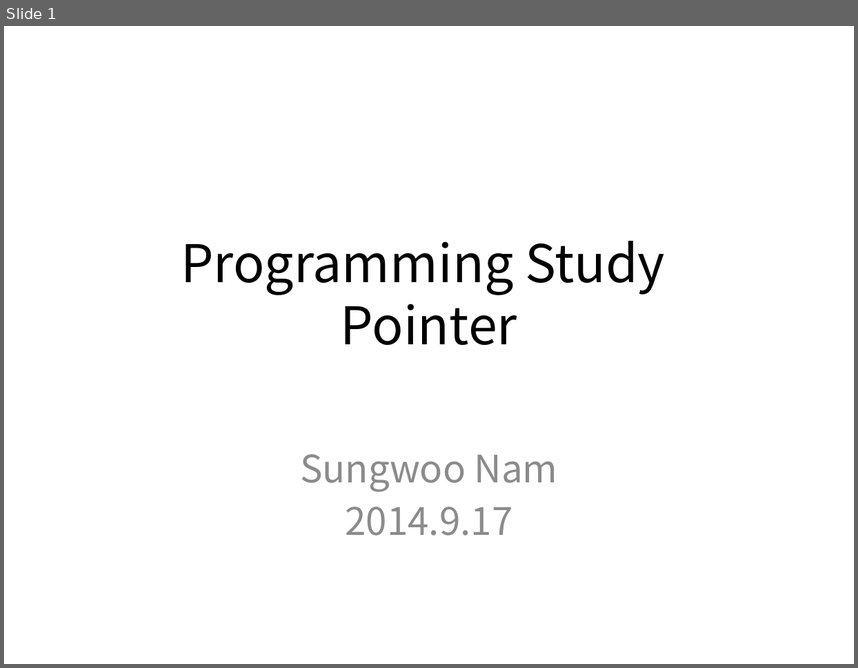
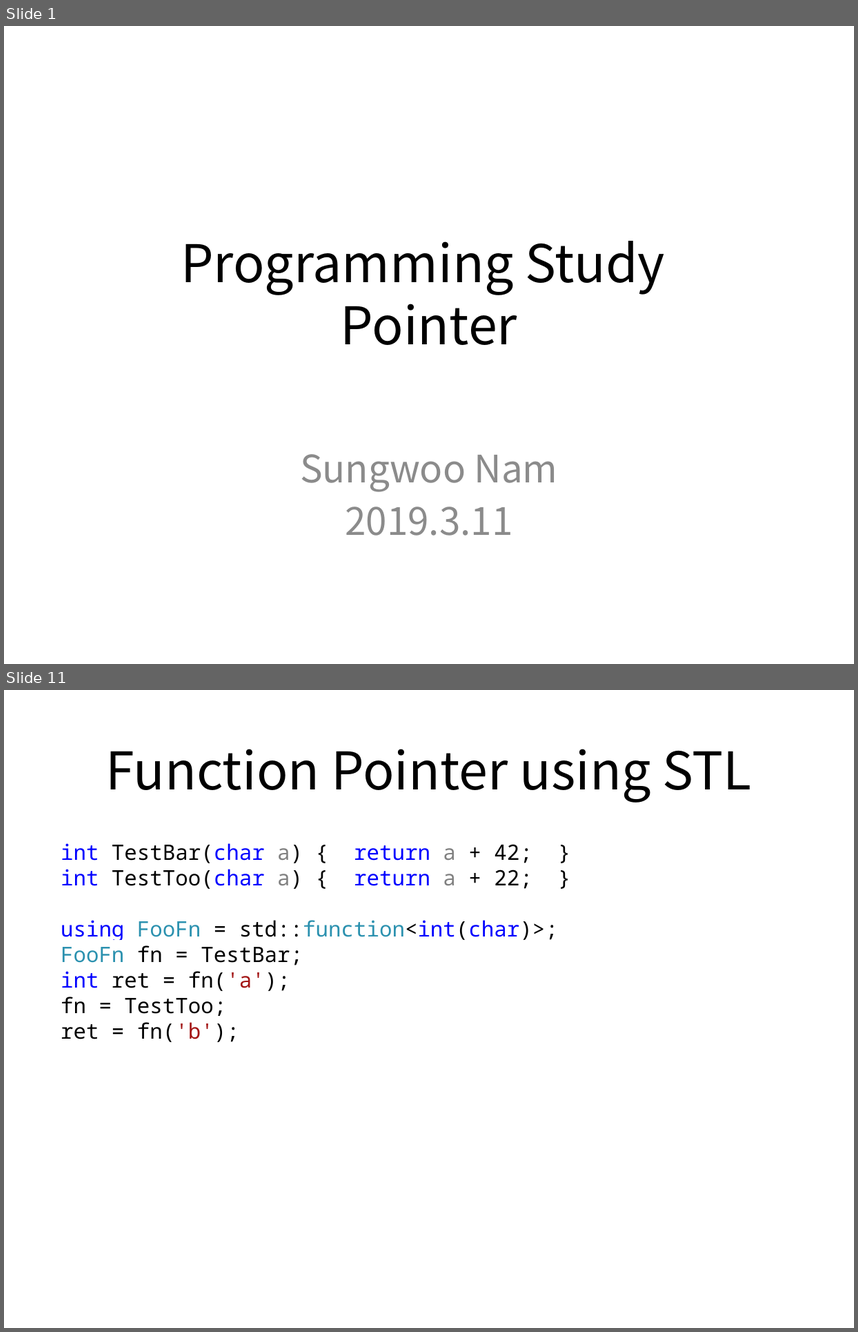
Before and after one commit to SungwooNam/ProgrammingStudy, a slide deck: src/Documents/Programming Study - Pointers.pptx. Shown one above the other, each under a label of ours: slide 1 before the commit, slides 1 and 11 after it; the slides between them are not shown. The pictures are 858x668 and 858x1332 pixels, drawn with LibreOffice and Linux fonts; fonts in the diff are those of the drawing. Boxes give left, top, right and bottom in pixels: in the first picture for what was removed or moved away, otherwise in the second. Text is boxed around its words. In the diff, an @@ line names an element or a change of style, - is before the commit and + after.

```diff
--- a/src/Documents/Programming Study - Pointers.pptx
+++ b/src/Documents/Programming Study - Pointers.pptx
@@ slide 11 added at (x1=4, y1=690, x2=854, y2=1328), background #FFFFFF @@
@@ title added at (x1=106, y1=749, x2=751, y2=802), 44 pt, text #000000 @@
+Function Pointer using STL
@@ text added at (x1=61, y1=843, x2=558, y2=1042), 18 pt, text #000000 @@
+int TestBar(char a) { return a + 42; }
+int TestToo(char a) { return a + 22; }
+using FooFn = std::function<int(char)>;
+FooFn fn = TestBar;
+int ret = fn('a');
+fn = TestToo;
+ret = fn('b');
@@ slide 1 changed as well @@
@@ subtitle at (x1=345, y1=506, x2=513, y2=535): text changed @@
-2014.9.17
+2019.3.11
```
Also in this commit, not shown: 9 other slides added, 7 slides removed, 5 other files.
